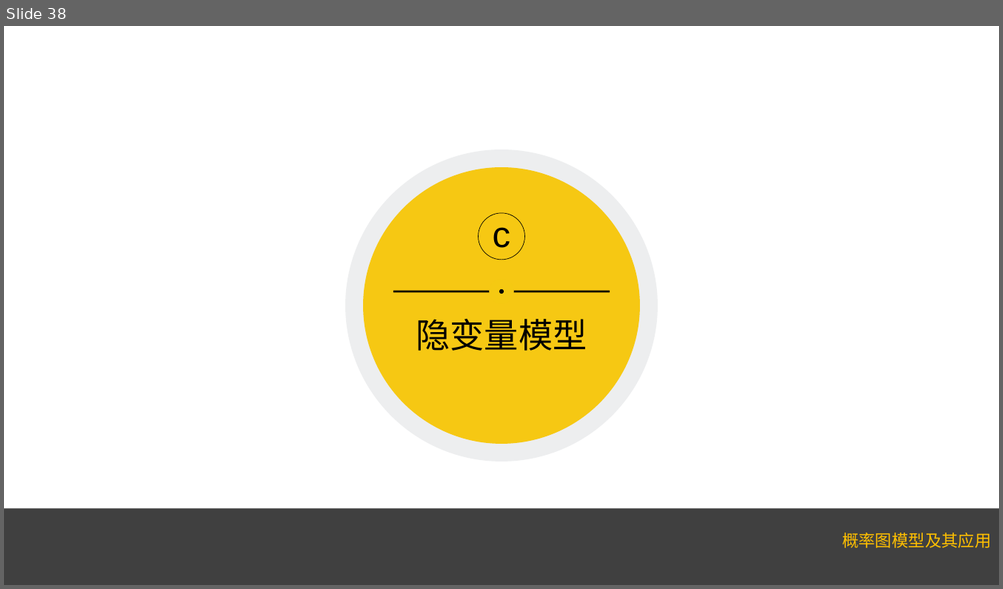
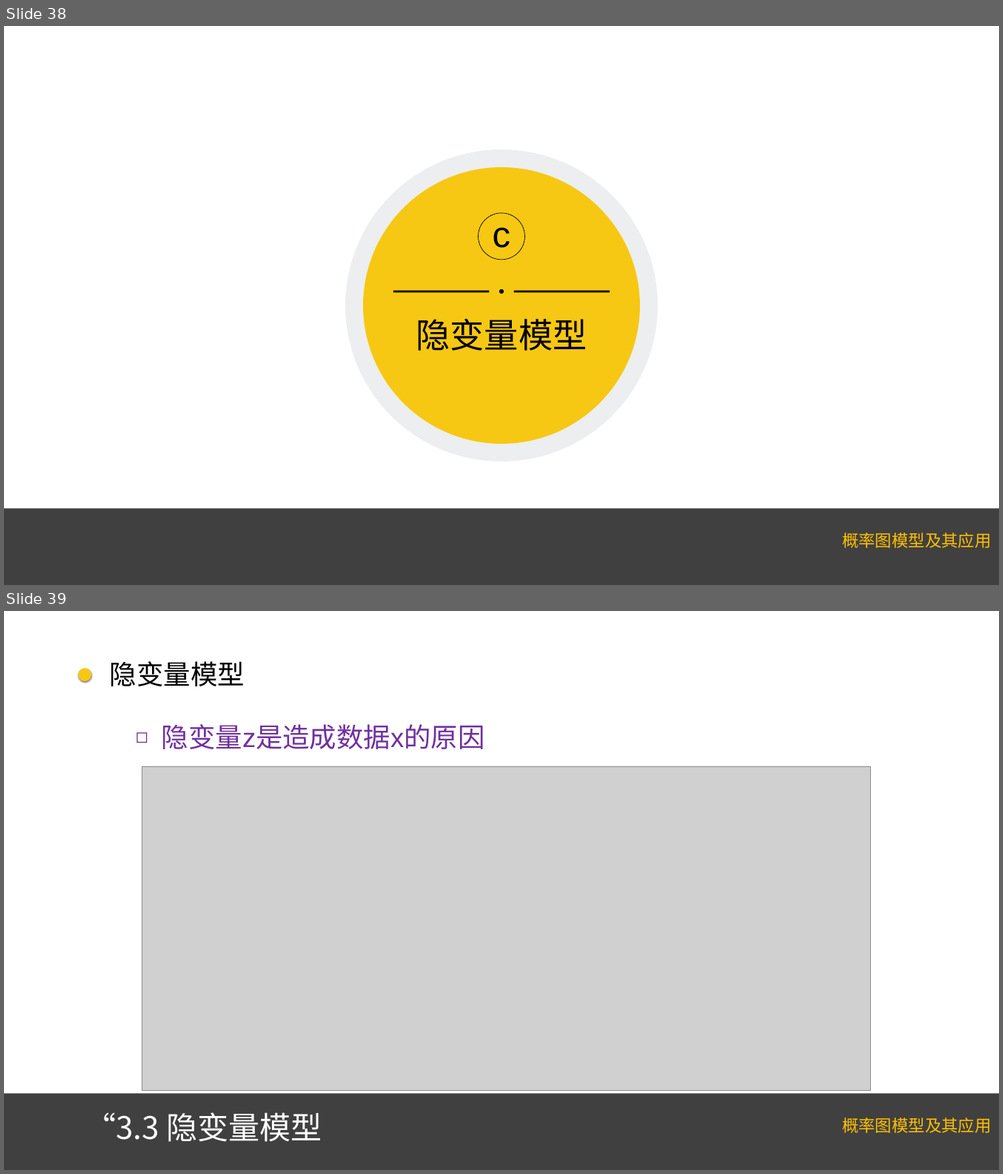
Before and after one commit to Lauralrf/Lauralrf.github.io, a slide deck: 3第三章有向图模型.pptx. Shown one above the other, each under a label of ours: slide 38 before the commit, slides 38 and 39 after it. The pictures are 1003x589 and 1003x1174 pixels, drawn with LibreOffice and Linux fonts; fonts in the diff are those of the drawing; grey boxes stand for pictures. Boxes give left, top, right and bottom in pixels: in the first picture for what was removed or moved away, otherwise in the second. Text is boxed around its words. In the diff, an @@ line names an element or a change of style, - is before the commit and + after.

```diff
--- a/3第三章有向图模型.pptx
+++ b/3第三章有向图模型.pptx
@@ slide 39 added at box(4, 611, 999, 1170), background #FFFFFF; not listed: 2 template elements that a slide beside it also shows @@
@@ ellipse added at box(78, 668, 91, 681), fill #F6C813 @@
@@ text added at box(110, 661, 484, 749), 52 pt, text #7030A0 @@
+隐变量模型
+  ◻ 隐变量z是造成数据x的原因
@@ picture added at box(142, 766, 871, 1091) @@
@@ title added at box(85, 1113, 321, 1142), 60 pt, text #FFFFFF @@
+“3.3 隐变量模型
```
Also in this commit, not shown: 66 other slides added, 4 other files.
